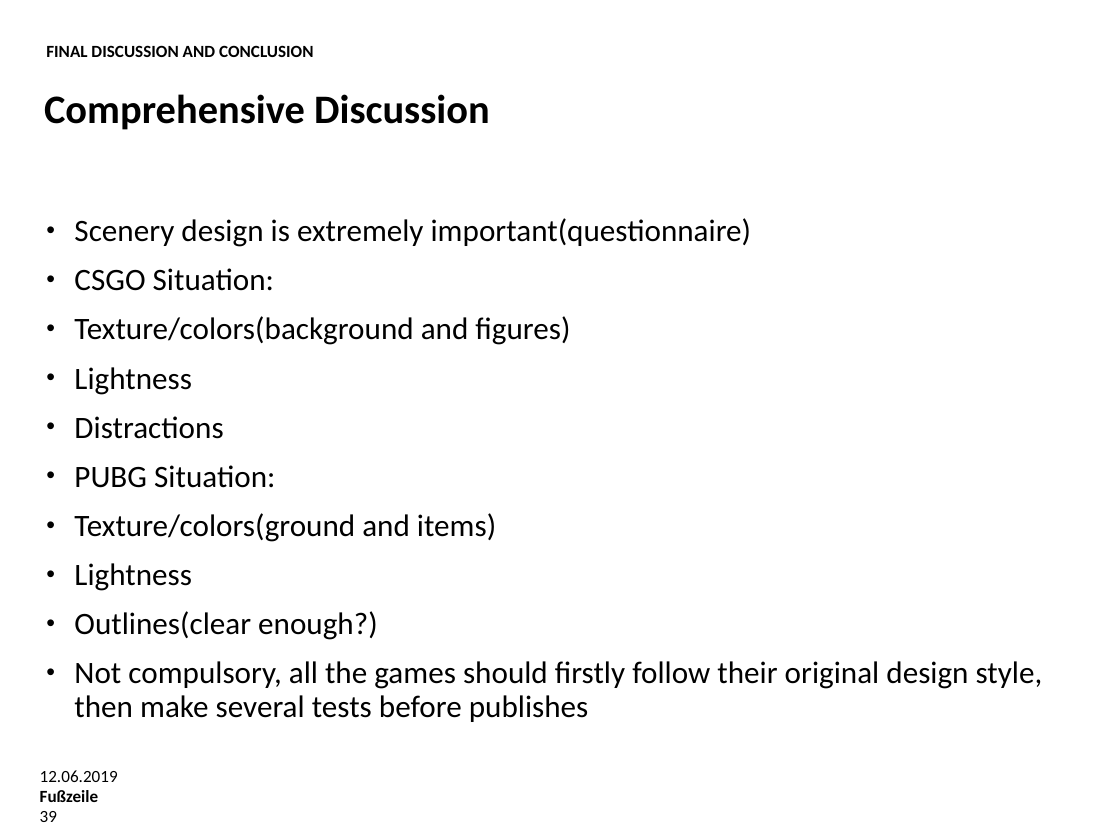
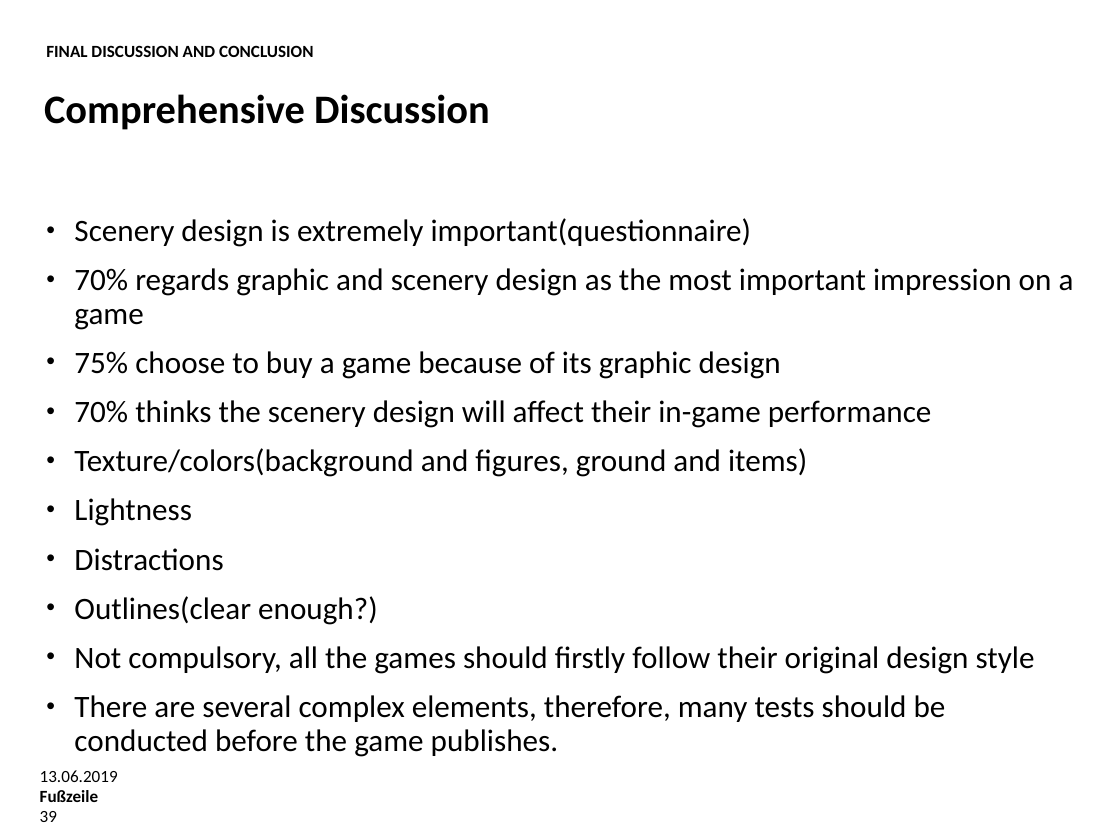
Before and after one commit to Rickylht/Bachelor-Thesis, a slide deck: slide 39 of Oral Examination.pptx. Drawn at 1120x840 pixels with LibreOffice and Linux fonts; fonts in the diff are those of the drawing; background and template pictures are left out. Boxes give left, top, right and bottom in pixels: in the first picture for what was removed or moved away, otherwise in the second. Text is boxed around its words. In the diff, an @@ line names an element or a change of style, - is before the commit and + after.

```diff
--- a/Oral Examination.pptx
+++ b/Oral Examination.pptx
@@ text at (74,268,1074,477): text changed @@
-• CSGO Situation:
-• Texture/colors(background and figures)
+• 70% regards graphic and scenery design as the most important impression on a game
+• 75% choose to buy a game because of its graphic design
+• 70% thinks the scenery design will affect their in-game performance
+• Texture/colors(background and figures, ground and items)
@@ text at (74,465,496,591): paragraphs removed @@
-• PUBG Situation:
-• Texture/colors(ground and items)
-• Lightness
@@ text at (74,646,1035,757): text changed @@
-• Not compulsory, all the games should firstly follow their original design style, then make several tests before publishes
+• Not compulsory, all the games should firstly follow their original design style
+• There are several complex elements, therefore, many tests should be conducted before the game publishes.
@@ text at (40,770,118,782): text changed @@
-12.06.2019
+13.06.2019
```
Also in this commit, not shown: 16 other slides changed, 1 other file.
